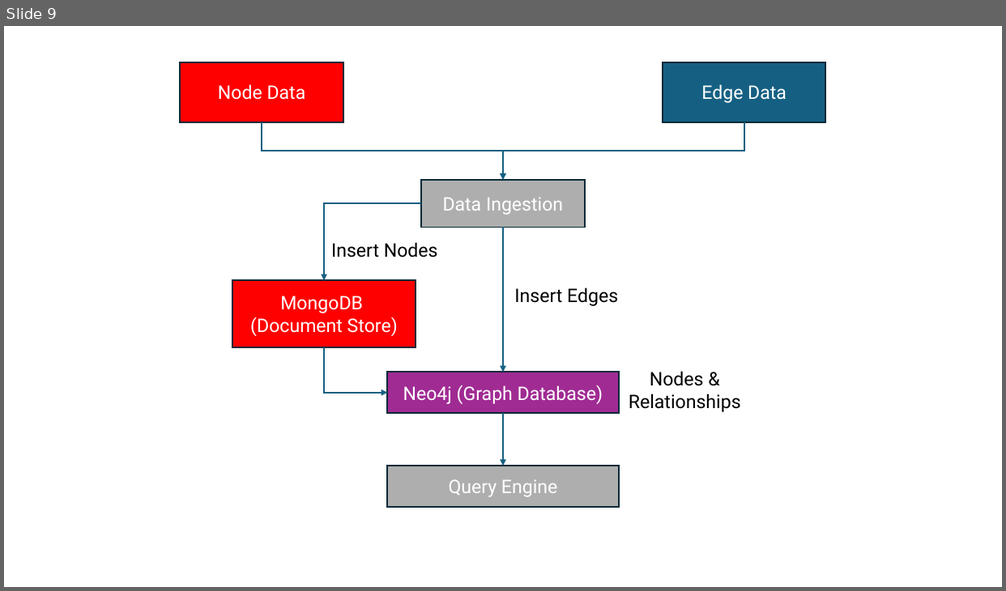
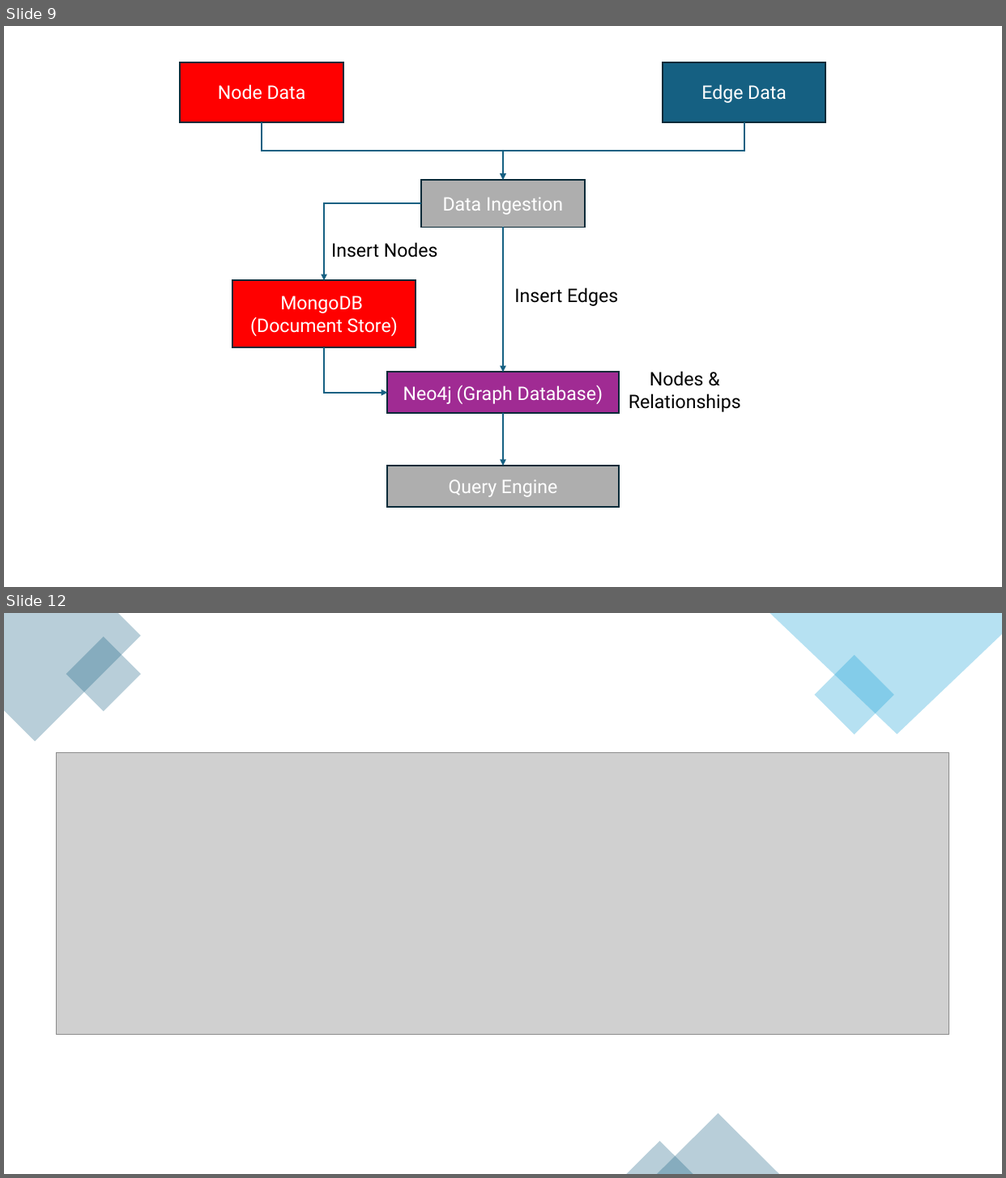
Before and after one commit to umarhunter/hetionet-example, a slide deck: docs/Big Data Project 1.pptx. Shown one above the other, each under a label of ours: slide 9 before the commit, slides 9 and 12 after it; the slides between them are not shown. The pictures are 1006x591 and 1006x1178 pixels, drawn with LibreOffice and Linux fonts; fonts in the diff are those of the drawing; grey boxes stand for pictures. Boxes give left, top, right and bottom in pixels: in the first picture for what was removed or moved away, otherwise in the second. Text is boxed around its words. In the diff, an @@ line names an element or a change of style, - is before the commit and + after.

```diff
--- a/docs/Big Data Project 1.pptx
+++ b/docs/Big Data Project 1.pptx
@@ slide 12 added at box(4, 613, 1002, 1174), background #FFFFFF @@
@@ freeform shape added at box(4, 613, 141, 742), fill #156082 at 30% opacity @@
@@ rectangle added at box(66, 636, 142, 712), fill #156082 at 30% opacity @@
@@ freeform shape added at box(769, 613, 1002, 735), fill #0F9ED5 at 30% opacity @@
@@ rectangle added at box(814, 655, 893, 735), fill #0F9ED5 at 30% opacity @@
@@ picture added at box(57, 753, 949, 1034) @@
@@ triangle added at box(657, 1114, 779, 1174), fill #156082 at 30% opacity @@
@@ triangle added at box(627, 1142, 693, 1174), fill #156082 at 30% opacity @@
```
Also in this commit, not shown: 4 other slides added, 1 other file.
